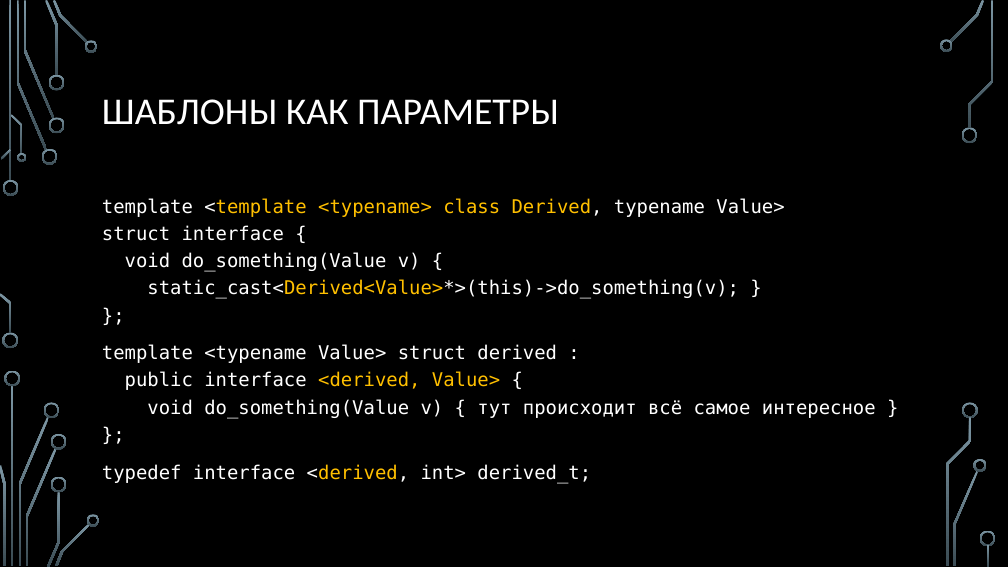
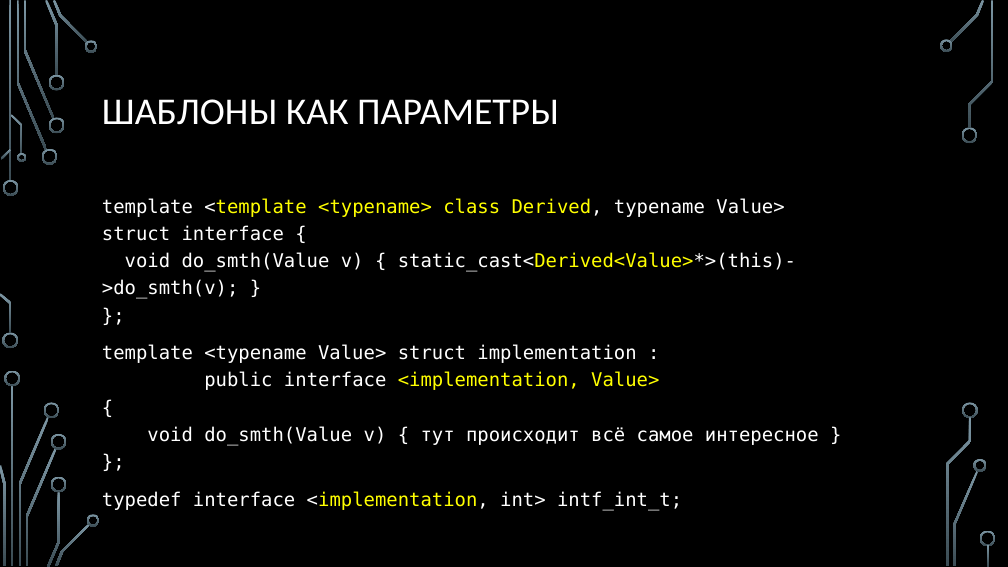
Before and after one commit to MIPT-ILab/cpp-lects-rus, a slide deck: slide 13 of slides/lec2-8-sfinae.pptx (slide 17 before the commit). Drawn at 1008x567 pixels with LibreOffice and Linux fonts; fonts in the diff are those of the drawing; background and template pictures are left out. Boxes give left, top, right and bottom in pixels: in the first picture for what was removed or moved away, otherwise in the second. Text is boxed around its words. In the diff, an @@ line names an element or a change of style, - is before the commit and + after.

```diff
--- a/slides/lec2-8-sfinae.pptx
+++ b/slides/lec2-8-sfinae.pptx
@@ text at <box>102,198,819,511</box>: text changed @@
-template <template <typename> class Derived, typename Value>
-struct interface {
-void do_something(Value v) {
-static_cast<Derived<Value>*>(this)->do_something(v); }
-};
-template <typename Value> struct derived :
-public interface <derived, Value> {
-void do_something(Value v) { тут происходит всё самое интересное }
-};
-typedef interface <derived, int> derived_t;
+template <template <typename> class Derived, typename Value>
+struct interface {
+void do_smth(Value v) { static_cast<Derived<Value>*>(this)->do_smth(v); }
+};
+template <typename Value> struct implementation :
+public interface <implementation, Value>
+{
+void do_smth(Value v) { тут происходит всё самое интересное }
+};
+typedef interface <implementation, int> intf_int_t;
```
Also in this commit, not shown: 21 other slides changed, 7 slides added, 12 other files.
